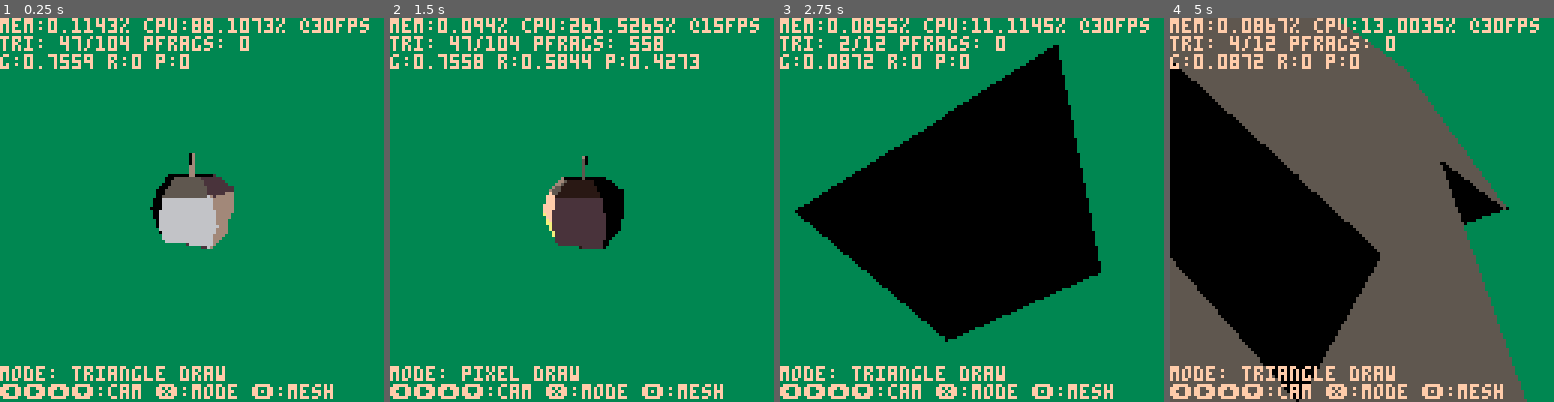
Above: before the commit, frames 1-4 (left to right).
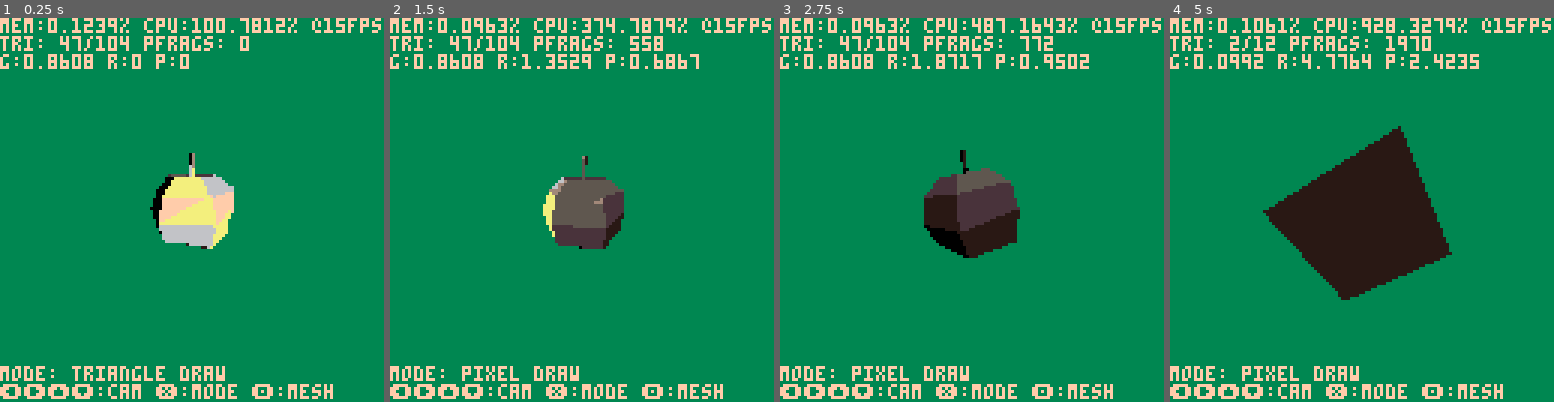
Above: after the commit, the same moments.

Repository: sthilaid/pico-8-carts
Game: PICO-8 cartridge cube.p8
Same seed, same stepped clock (60 frames per second), same inputs: the game is played once before the commit and once after it.
Inputs:
- Up to frame 1 (0.25 s): no input
- Up to frame 2 (1.5 s): tap X (X key) at 0.33, 1.07 s; tap O (Z key) at 0.7 s
- Up to frame 3 (2.75 s): hold Right 1.6-2.1 s; tap O (Z key) at 1.7, 2.1, 2.5 s; tap X (X key) at 1.85 s; hold Up 2.15-2.42 s; hold Right from 2.47 s (still down)
- Up to frame 4 (5 s): tap O (Z key) every 0.4 s from 2.9 to 4.9 s; tap X (X key) at 2.97, 4.08 s; release Right at 3.03 s; hold Left 3.08-3.58 s; hold Down 3.63-3.97 s; hold Right 4.02-4.68 s; hold Up from 4.73 s (still down)

The runs differ from the first frame. In frame 1, 3.3% of the frame differs, in the area x 12-100%, y 0-61%; in frame 2, 3.9%; in frame 3, 35%; in frame 4, 74%, in the area x 0-100%, y 0-100%.

Commit message:
multi light support, added plane mesh

Diff:
--- a/cube.p8
+++ b/cube.p8
@@ -9,7 +9,7 @@
 g_pal={0,128,133,5,134,6,135,15,7,3}
 g_whiteShades={0,1,2,3,4,5,6,7,8} -- color indices for light shading from lighting 0->1
 g_bgcolor=9
-g_interpolateTriangles = false
+g_interpolateTriangles = true
 g_performBackfaceCulling = true
 g_renderMode = 2 -- 0: pixel draw 1: wire mesh 2: triangle draw
 
@@ -28,6 +28,7 @@
 g_campitch=0
 g_camyaw=0
 g_camlen=3
+g_visibleMeshIndex = 0
 
 -- runtime debug
 g_triCount = 0
@@ -53,13 +54,16 @@
    g_apple = object(rotmatrix(0.05,0.1,0), appleMesh())
    add(g_objects, g_apple)
 
+   local plane = add(g_objects, object(matrix(), planemesh()))
+   plane.isVisible =  false
+
    -- room = object(mmult(transmatrix(vpoint(0,0,0)), rotmatrix(0,0,0)), roommesh())
    -- add(g_objects, room)
    -- local rabbit = object(matrix(), rabbitMesh())
    -- add(g_objects, rabbit)
 
-   --g_dirLight = dirlight(vnormalize(vdir(-0.75,1,0)), 0.7)
-   --add(g_lights, g_dirLight)
+   g_dirLight = dirlight(vnormalize(vdir(-0.75,1,0)), 0.4)
+   add(g_lights, g_dirLight)
    g_pointLight = pointlight(vpoint(-5,0,0), 4)
    add(g_lights, g_pointLight)
 
@@ -74,8 +78,12 @@
    if (btn(⬅️)) g_camyaw -= 0.01
    if (btnp(🅾️)) g_renderMode = (g_renderMode+1) % 3
    if btnp(❎) then
-      g_cube.isVisible = not g_cube.isVisible
-      g_apple.isVisible = not g_apple.isVisible
+      g_visibleMeshIndex = (g_visibleMeshIndex+1) % #g_objects + 1
+      for i=1,#g_objects do
+         local isVisible = false
+         if (i == g_visibleMeshIndex) isVisible = true
+         g_objects[i].isVisible = isVisible
+      end
    end
    g_camera = makecam(g_campitch,g_camyaw,g_camlen)
 
@@ -331,15 +340,12 @@
 -- lights: 0-directional, 1-point
 function dirlight(dir, r0) return {type=0, pos=vpoint(0,0,0), dir=dir, r0=r0} end
 function pointlight(pos, r0) return {type=1, pos=pos, dir=vdir(0,0,0), r0=r0} end
+function lightdata(ltype,ldir,lr0,lr) return {type=ltype, dir=ldir, r0=lr0, r=lr} end
 
 function fragment(v, n)
    return {vx=v[1], vy=v[2], vz=v[3],
            nx=n[1], ny=n[2], nz=n[3],
-           l1pos=false,
-           l1dir=false,
-           l1type=false,
-           l1r0=false,
-           l1r=false
+           lightsData = false,
    }
 end
 
@@ -352,18 +358,21 @@
    local v = mesh.verts[v_index]
 
    -- lighting
-   local l1dir,l1type,l1r0,l1r  = false,false,false,false
-
-   local l1 = lights[1]
-   if l1 then
-      if l1.type == 0 then l1dir = l1.dir
-      elseif (l1.type == 1) then
-         local deltaToLight = vsub(l1.pos, v)
-         l1r    = max(0.001, vnorm(deltaToLight))
-         l1dir  = vscale(deltaToLight, 1/l1r)
+   local lightsData  = {}
+
+   for l in all(lights) do
+      local ltype,ldir,lr0,lr = false,false,false,false
+      if l then
+         if l.type == 0 then ldir = l.dir
+         elseif l.type == 1 then
+            local deltaToLight = vsub(l.pos, v)
+            lr    = max(0.001, vnorm(deltaToLight))
+            ldir  = vscale(deltaToLight, 1/lr)
+         end
+         ltype= l.type
+         lr0  = l.r0
+         add(lightsData, lightdata(ltype,ldir,lr0,lr))
       end
-      l1type= l1.type
-      l1r0  = l1.r0
    end
 
    -- vertex projection
@@ -376,10 +385,7 @@
 
    -- fragment creation
    local vfrag  = fragment(camspaceVert, n)
-   vfrag.l1dir  = l1dir
-   vfrag.l1type = l1type
-   vfrag.l1r0   = l1r0
-   vfrag.l1r    = l1r
+   vfrag.lightsData  = lightsData
    return vfrag
 end
 
@@ -456,22 +462,27 @@
                                    vdir(vfrag2.nx, vfrag2.ny, vfrag2.nz),
                                    vdir(vfrag3.nx, vfrag3.ny, vfrag3.nz))
 
-   local l1type = vfrag1.l1type
-   local l1dir = false
-   local l1r0 = false
-   if l1type == 0 then -- directional
-      l1dir = vfrag1.l1dir
-   elseif l1type == 1 then -- omni
-      -- todo add l1pos instead...
-      l1dir  = baryInterpVertex(barycentric_w, barycentric_u, barycentric_v,
-                                vfrag1.l1dir, vfrag2.l1dir, vfrag3.l1dir)
-      l1r0   = vfrag11.l1r0
-   end
-
+   local interpLightsData = {}
+   for lindex=1,#vfrag1.lightsData do
+      vldata1 = vfrag1.lightsData[lindex]
+      vldata2 = vfrag2.lightsData[lindex]
+      vldata3 = vfrag3.lightsData[lindex]
+      local ltype,ldir,lr0,lr = vldata1.type,false,false,false
+      if ltype == 0 then -- directional
+         ldir   = vldata1.dir
+         lr0    = vldata1.r0
+      elseif ltype == 1 then -- omni
+         -- ldir   = baryInterpVertex(barycentric_w, barycentric_u, barycentric_v,
+         --                           vldata1.dir, vldata2.dir, vldata3.dir)
+         ldir   = vldata1.dir
+         lr0    = vldata1.r0
+         lr     = baryInterpValue(barycentric_w, barycentric_u, barycentric_v,
+                                  vldata1.r, vldata2.r, vldata3.r)
+      end
+      add(interpLightsData, lightdata(ltype,ldir,lr0,lr))
+   end
    local pfrag  = fragment(vpoint(x,y,depth), n)
-   pfrag.l1dir  = l1dir
-   pfrag.l1type = l1type
-   pfrag.l1r0   = l1r0
+   pfrag.lightsData  = interpLightsData
    return pfrag
 end
 
@@ -512,10 +523,7 @@
                local v = vpoint(x, y, vfrags[1].vz)
                local n = vdir(vfrags[1].nx, vfrags[1].ny, vfrags[1].nz)
                pfrag = fragment(v, n)
-               pfrag.l1dir  = vfrags[1].l1dir
-               pfrag.l1type = vfrags[1].l1type
-               pfrag.l1r0   = vfrags[1].l1r0
-               pfrag.l1r    = vfrags[1].l1r
+               pfrag.lightsData  = vfrags[1].lightsData
             end
 
             g_rasterDT += stat(1) - pixelStartDT
@@ -537,13 +545,16 @@
    rasterizeEdge(p3x,p3y,p3z,p1x,p1y,p1z)
 end
 
-function getShadedColor(ltype, ldir, lr0, lr, nx, ny, nz)
-   local lightRatio = 1.0
-   if ltype == 0 then
-      lightRatio = clamp(0,1,max(0,lr0 * vdot(ldir, vdir(nx,ny,nz))))
-   elseif ltype == 1 then
-      lightRatio = clamp(0,1,max(0, vdot(ldir, vdir(nx,ny,nz)) * lr0*lr0 / max(lr*lr, 0.0001)))
-   end
+function getShadedColor(lightsData, nx, ny, nz)
+   local lightRatio = 0.0
+   for ldata in all(lightsData) do
+      if ldata.type == 0 then
+         lightRatio += clamp(0,1,max(0,ldata.r0 * vdot(ldata.dir, vdir(nx,ny,nz))))
+      elseif ldata.type == 1 then
+         lightRatio += clamp(0,1,max(0, vdot(ldata.dir, vdir(nx,ny,nz)) * ldata.r0*ldata.r0 / max(ldata.r*ldata.r, 0.0001)))
+      end
+   end
+   lightRatio = clamp(0,1,lightRatio)
    local shadedColorIndex = min(flr(lightRatio * (#g_whiteShades-1))+1, #g_whiteShades)
    local shadedColor = g_whiteShades[shadedColorIndex]
    return shadedColor
@@ -560,7 +571,7 @@
    buffSetValue(g_zbuff, pfrag.vx, pfrag.vy, pfrag.vz)
 
    -- lighting
-   local shadedColor = getShadedColor(pfrag.l1type, pfrag.l1dir, pfrag.l1r0, pfrag.l1r, pfrag.nx,pfrag.ny, pfrag.nz)
+   local shadedColor = getShadedColor(pfrag.lightsData, pfrag.nx,pfrag.ny, pfrag.nz)
    --print(shadedColor)
 
    -- pixel render
@@ -579,7 +590,7 @@
    local p3x,p3y,p3z = vfrags[3].vx, vfrags[3].vy, vfrags[3].vz
 
    local pfrag=vfrags[1]
-   local shadedColor = getShadedColor(pfrag.l1type, pfrag.l1dir, pfrag.l1r0, pfrag.l1r, pfrag.nx,pfrag.ny,pfrag.nz)
+   local shadedColor = getShadedColor(pfrag.lightsData, pfrag.nx,pfrag.ny,pfrag.nz)
    trifill(p1x,p1y,p2x,p2y,p3x,p3y,shadedColor)
 end
 
@@ -650,7 +661,16 @@
          {{8,3}, {4,3}, {2,3}},
          {{4,4}, {3,4}, {1,4}}})
 end
-
+function planemesh()
+   return meshdata(
+        {vpoint(1.000000, 1.000000, 0.000000),
+         vpoint(1.000000, -1.000000, 0.000000),
+         vpoint(-1.000000, -1.000000, 0.000000),
+         vpoint(-1.000000, 1.000000, 0.000000)},
+        {vdir(0.0000, 0.0000, -1.0000)},
+        {{{1,1}, {2,1}, {3,1}},
+         {{1,1}, {3,1}, {4,1}}})
+end
 appleVertices = {
     vpoint(0.005404, 0.761771, -0.500399),
     vpoint(-0.010084, 0.482872, -0.839171),
